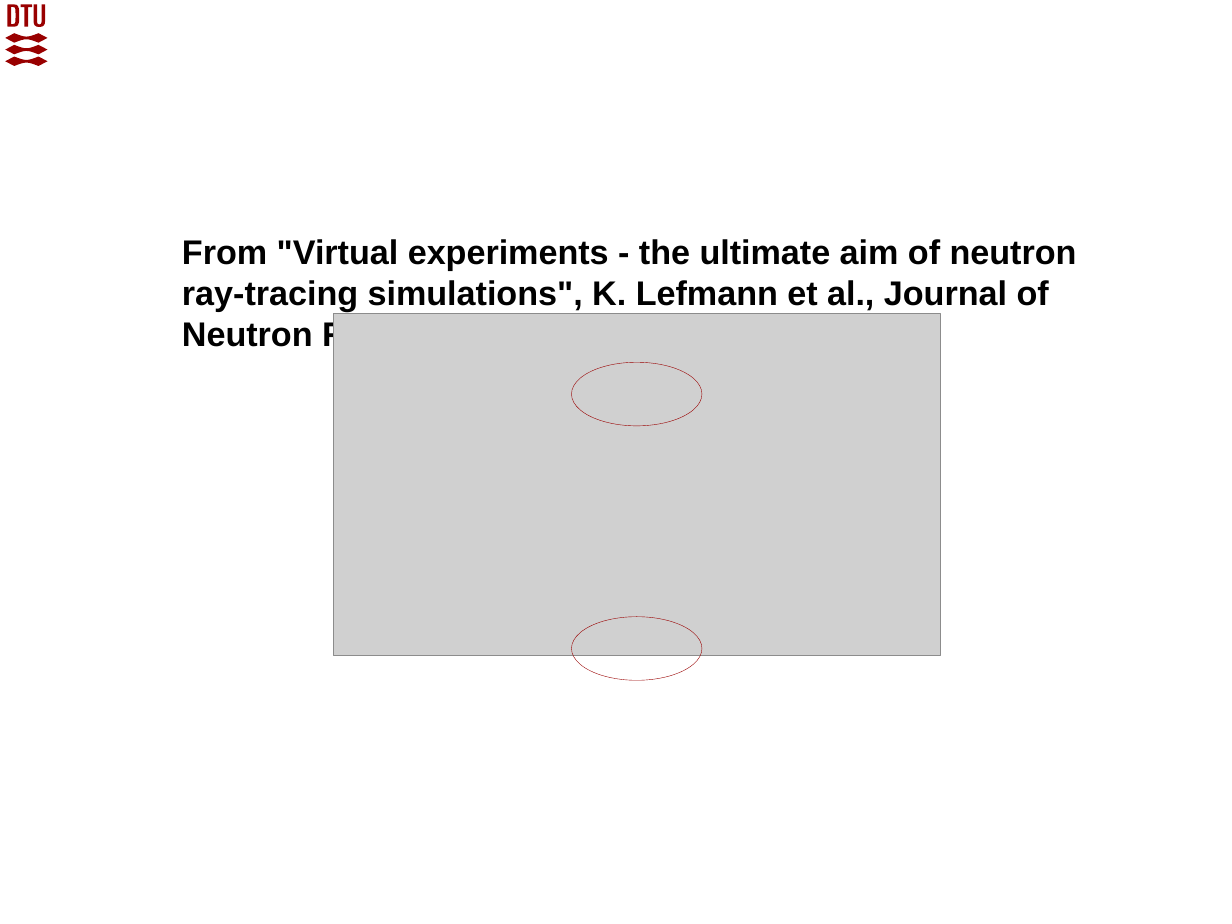
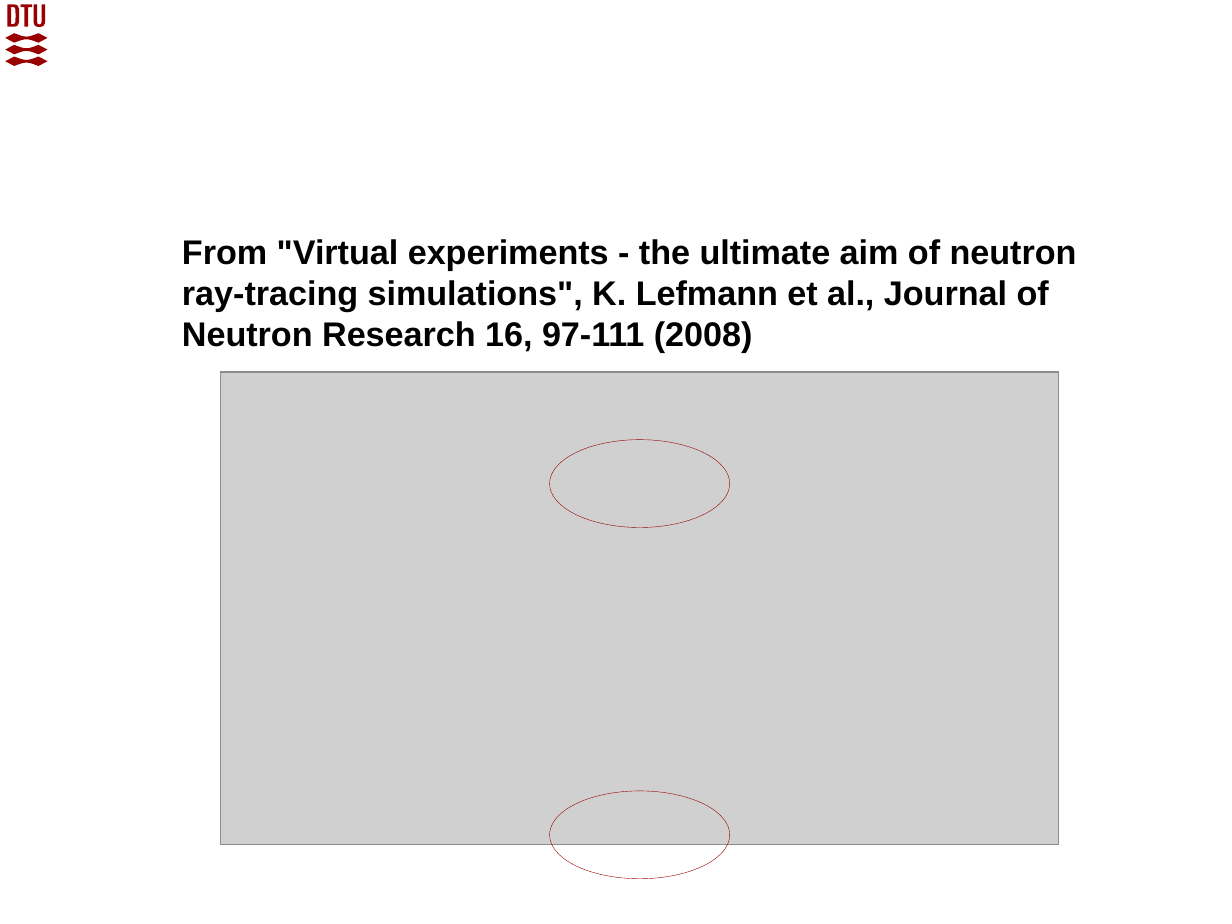
Before and after one commit to McStasMcXtrace/Schools, a slide deck: slide 41 of 2023/SOLEIL_May_2023/Day2_Wednesday_May_10th/3_Components/McXtrace_component_and_instrument_concepts.pptx. Drawn at 1232x924 pixels with LibreOffice and Linux fonts; fonts in the diff are those of the drawing; grey boxes stand for pictures; background and template pictures are left out. Boxes give left, top, right and bottom in pixels: in the first picture for what was removed or moved away, otherwise in the second. Text is boxed around its words. In the diff, an @@ line names an element or a change of style, - is before the commit and + after.

```diff
--- a/2023/SOLEIL_May_2023/Day2_Wednesday_May_10th/3_Components/McXtrace_component_and_instrument_concepts.pptx
+++ b/2023/SOLEIL_May_2023/Day2_Wednesday_May_10th/3_Components/McXtrace_component_and_instrument_concepts.pptx
@@ picture: place and size @@
-picture at (333, 313, 941, 656)
+picture at (220, 373, 1059, 846)
@@ ellipse: place and size @@
-ellipse at (572, 363, 703, 426)
+ellipse at (549, 440, 730, 528)
@@ ellipse: place and size @@
-ellipse at (572, 618, 703, 681)
+ellipse at (549, 791, 730, 880)
```
Also in this commit, not shown: 5 other slides changed, 2 other files.
